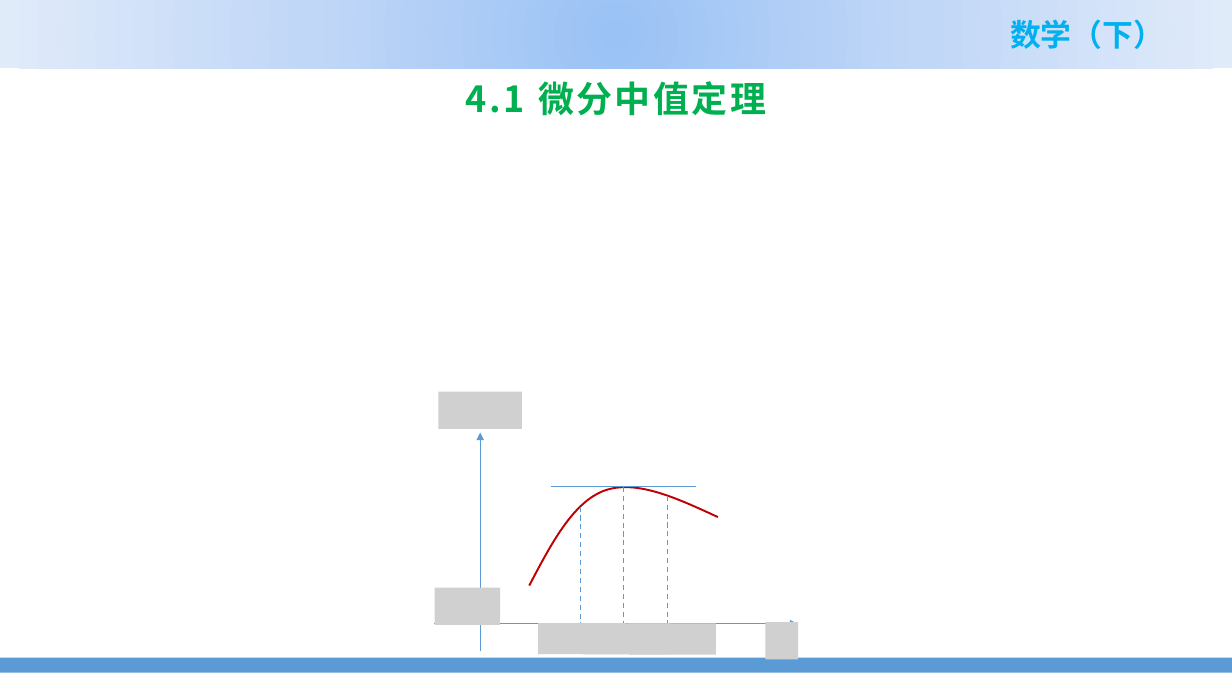
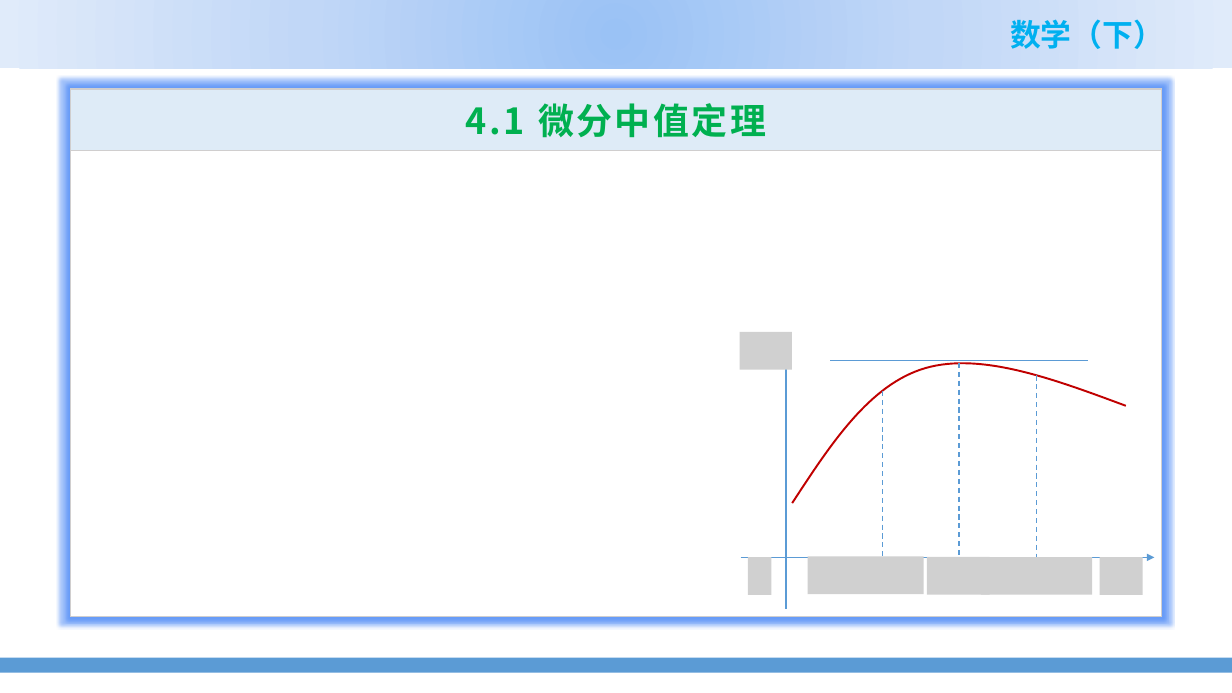
Before and after one commit to zhangshenxing/zhangshenxing.github.io, a slide deck: slide 2 of teaching/2022_spring_Math_II_ppt/4.1 微分中值定理.pptx. Drawn at 1232x693 pixels with LibreOffice and Linux fonts; fonts in the diff are those of the drawing; grey boxes stand for pictures; background and template pictures are left out. Boxes give left, top, right and bottom in pixels: in the first picture for what was removed or moved away, otherwise in the second. Text is boxed around its words. In the diff, an @@ line names an element or a change of style, - is before the commit and + after.

```diff
--- a/teaching/2022_spring_Math_II_ppt/4.1 微分中值定理.pptx
+++ b/teaching/2022_spring_Math_II_ppt/4.1 微分中值定理.pptx
@@ title "4.1 微分中值定理": place and size @@
-title "4.1 微分中值定理" at (466,81,766,116)
+title "4.1 微分中值定理" at (70,89,1162,151)
@@ title "4.1 微分中值定理" at (70,89,1162,151): fill none to #DEEBF7; outline none to #D0CECE 1 pt @@
@@ rectangle added at (70,89,1162,616), fill #FFFFFF, outline #D0CECE 1 pt @@
@@ arrow moved from (481, 651) - (481, 433) to (787, 609) - (787, 335) @@
@@ freeform shape: place and size @@
-freeform shape at (530,487,718,586)
+freeform shape at (792,363,1126,503)
@@ line moved from (551, 487) - (697, 487) to (831, 360) - (1088, 360) @@
@@ line moved from (624, 487) - (624, 624) to (959, 363) - (959, 557) @@
@@ line moved from (667, 495) - (667, 624) to (1037, 375) - (1037, 557) @@
@@ line moved from (580, 506) - (580, 624) to (883, 391) - (883, 557) @@
@@ arrow moved from (433, 624) - (798, 624) to (741, 557) - (1154, 557) @@
@@ group added at (740,332,1143,595): 6 pictures @@
@@ group removed at (434,392,798,659): 6 pictures @@
```
Also in this commit, not shown: 1 other slide changed, 33 slides added, 30 slides removed, 3 other files.
